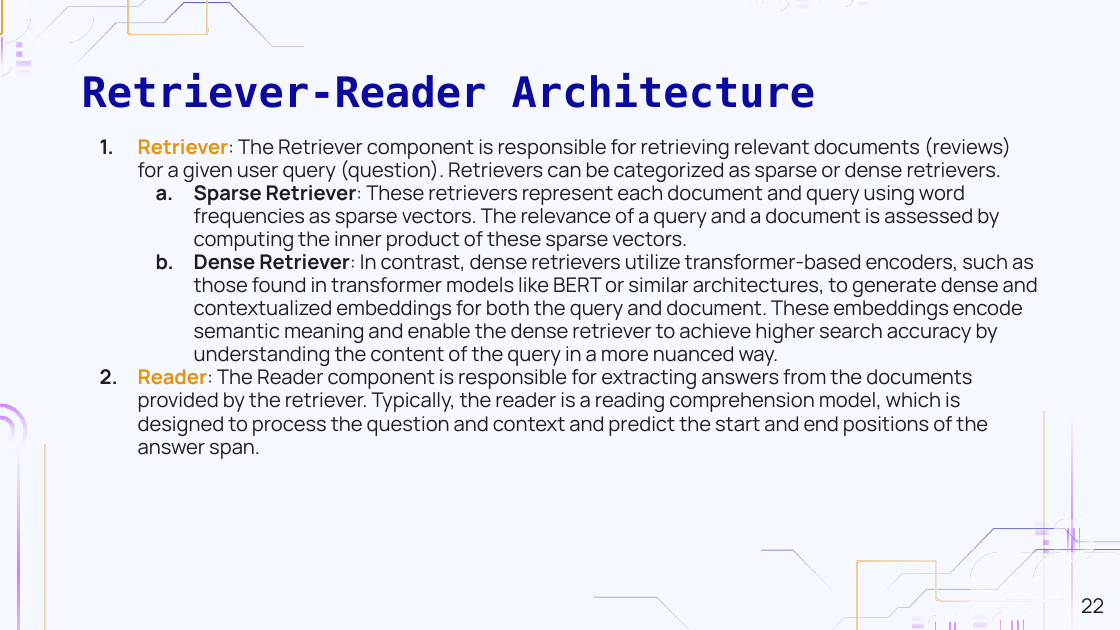
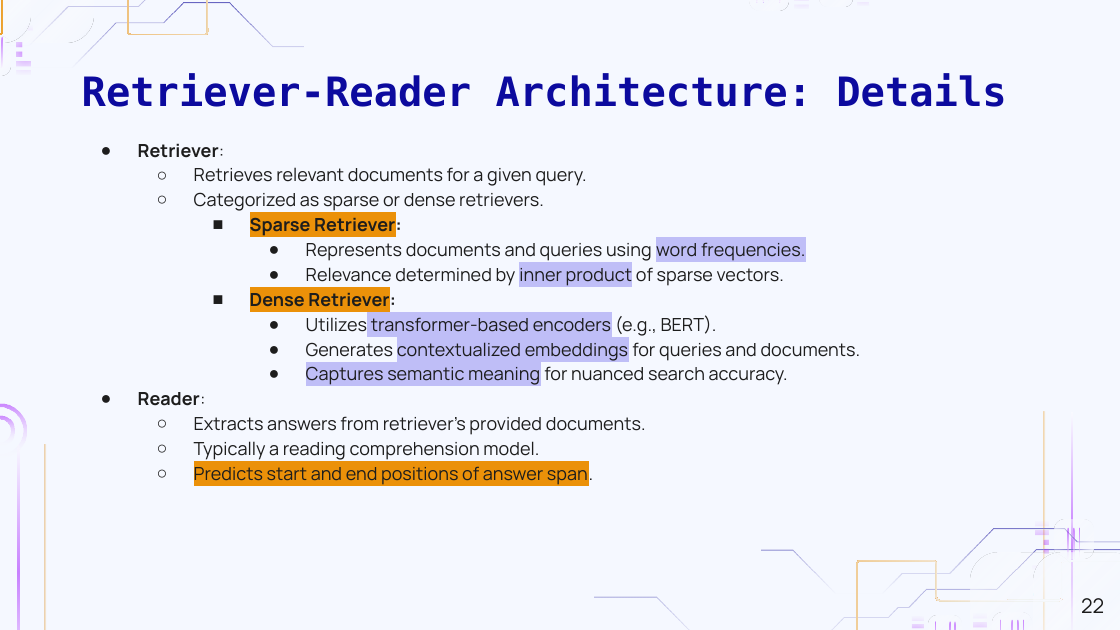
Before and after one commit to MarioAvolio/AI-Project, a slide deck: slide 22 of Question Answering.pptx. Drawn at 1120x630 pixels with LibreOffice and Linux fonts; fonts in the diff are those of the drawing; background and template pictures are left out. Boxes give left, top, right and bottom in pixels: in the first picture for what was removed or moved away, otherwise in the second. Text is boxed around its words. In the diff, an @@ line names an element or a change of style, - is before the commit and + after.

```diff
--- a/Question Answering.pptx
+++ b/Question Answering.pptx
@@ title at box(82, 73, 1006, 107): text changed; size 27 to 26 pt @@
-Retriever-Reader Architecture
+Retriever-Reader Architecture: Details
@@ text at box(138, 143, 861, 486): text changed; size 13 to 11.6 pt @@
-1. Retriever: The Retriever component is responsible for retrieving relevant documents (reviews) for a given user query (question). Retrievers can be categorized as sparse or dense retrievers.
-  a. Sparse Retriever: These retrievers represent each document and query using word frequencies as sparse vectors. The relevance of a query and a document is assessed by computing the inner product of these sparse vectors.
-  b. Dense Retriever: In contrast, dense retrievers utilize transformer-based encoders, such as those found in transformer models like BERT or similar architectures, to generate dense and contextualized embeddings for both the query and document. These embeddings encode semantic meaning and enable the dense retriever to achieve higher search accuracy by understanding the content of the query in a more nuanced way.
-2. Reader: The Reader component is responsible for extracting answers from the documents provided by the retriever. Typically, the reader is a reading comprehension model, which is designed to process the question and context and predict the start and end positions of the answer span.
+● Retriever:
+  ○ Retrieves relevant documents for a given query.
+  ○ Categorized as sparse or dense retrievers.
+    ■ Sparse Retriever:
+      ● Represents documents and queries using word frequencies.
+      ● Relevance determined by inner product of sparse vectors.
+    ■ Dense Retriever:
+      ● Utilizes transformer-based encoders (e.g., BERT).
+      ● Generates contextualized embeddings for queries and documents.
+      ● Captures semantic meaning for nuanced search accuracy.
+● Reader:
+  ○ Extracts answers from retriever's provided documents.
+  ○ Typically a reading comprehension model.
+  ○ Predicts start and end positions of answer span.
```
Also in this commit, not shown: 30 other slides changed, 5 slides added.
